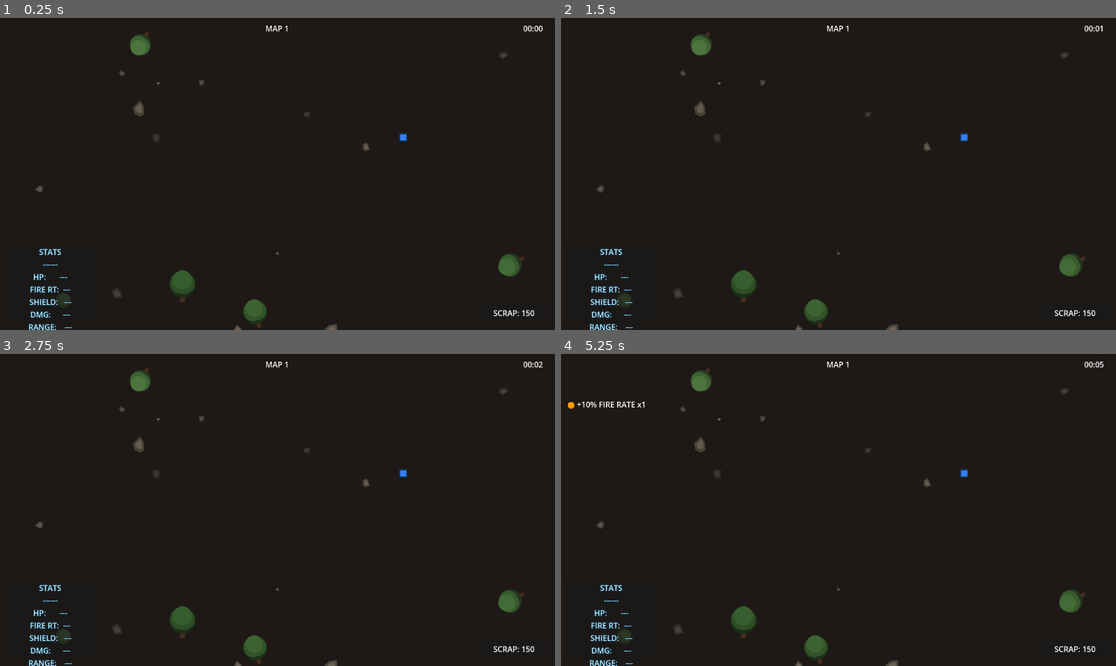
Above: before the commit, frames 1-4 (two rows, left to right).
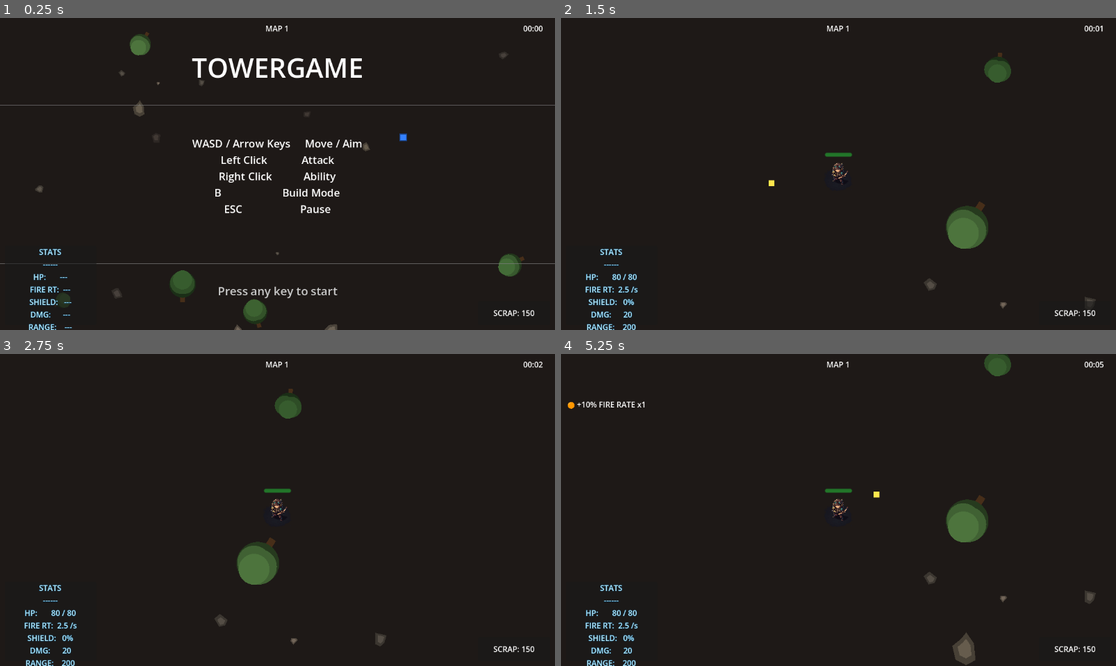
Above: after the commit, the same moments.

Repository: JakeForReal/towergame
Game: Godot game, scene res://scenes/MainScene.tscn
The game is run twice, just before and just after one commit, with the same random seed, the same clock (stepped at 60 frames per second) and the same inputs.
Inputs (mouse positions are in pixels of both pictures, inside the frame that each line leads up to):
- Up to frame 1 (0.25 s): no input
- Up to frame 2 (1.5 s): tap Enter (ui_accept) at 0.5, 0.77 s; move the mouse to (960, 158) at 0.52 s; hold D (move_right) 0.53-1.25 s; tap Down (aim_down) at 0.6 s; click (960, 158) at 0.67 s; drag from (727, 189) to (966, 136) at 1.27 s
- Up to frame 3 (2.75 s): move the mouse to (333, 441) at 2.02 s; hold D (move_right) from 2.03 s (still down); tap Right (aim_right) at 2.1 s
- Up to frame 4 (5.25 s): release D (move_right) at 2.75 s; drag from (810, 572) to (672, 463) at 2.77 s; move the mouse to (1005, 556) at 3.52 s; press the mouse at (1005, 556) at 3.53 s; hold A (move_left) 3.53-4.25 s; tap Enter (ui_accept) at 3.77 s; release the mouse at (1005, 556) at 4.25 s; drag from (672, 463) to (966, 472) at 4.27 s; move the mouse to (866, 510) at 5.02 s; hold S (move_down) from 5.03 s (still down); tap K at 5.1 s; click (866, 510) at 5.17 s

The runs differ from the first frame. In frame 1, 2.7% of the frame differs, in the area x 0-100%, y 12-90%; in frame 2, 3.3%; in frame 3, 3.3%; in frame 4, 3.6%, in the area x 4-97%, y 0-100%.
Error before the commit: Parse Error: Cannot use shorthand "get_node()" notation ("$") on a class that isn't a node. (res://scripts/StartScreen.gd:5)
Error after the commit: Invalid assignment of property or key 'text' with value of type 'String' on a base object of type 'null instance'. (res://scripts/StartScreen.gd:26)

Commit message:
Fix StartScreen.gd: add missing extends Node2D

Diff:
--- a/scripts/StartScreen.gd
+++ b/scripts/StartScreen.gd
@@ -1,17 +1,16 @@
+extends Node2D
+
 ## Start screen — displays controls and waits for any key press to begin.
 
 signal started()
-
-@onready var _controls_label: Label = $CanvasLayer/ControlsLabel
-@onready var _prompt_label: Label = $CanvasLayer/PromptLabel
 
 var _started := false
 
 func _ready() -> void:
 	_display_controls()
-	_prompt_label.add_theme_font_size_override("font_size", 24)
 
 func _display_controls() -> void:
+	var controls_label = $CanvasLayer/ControlsLabel
 	var text := "
 	TOWERGAME
 	========================================
@@ -19,12 +18,12 @@
 	WASD / Arrow Keys     Move / Aim
 	Left Click            Attack
 	Right Click           Ability
-	B                    Build Mode
-	ESC                   Pause
+	B                     Build Mode
+	ESC                    Pause
 
 	========================================
 	"
-	_controls_label.text = text
+	controls_label.text = text
 
 func _unhandled_input(event: InputEvent) -> void:
 	if _started:
Not shown: 1 places in scenes/StartScreen.tscn that only renumber resources
